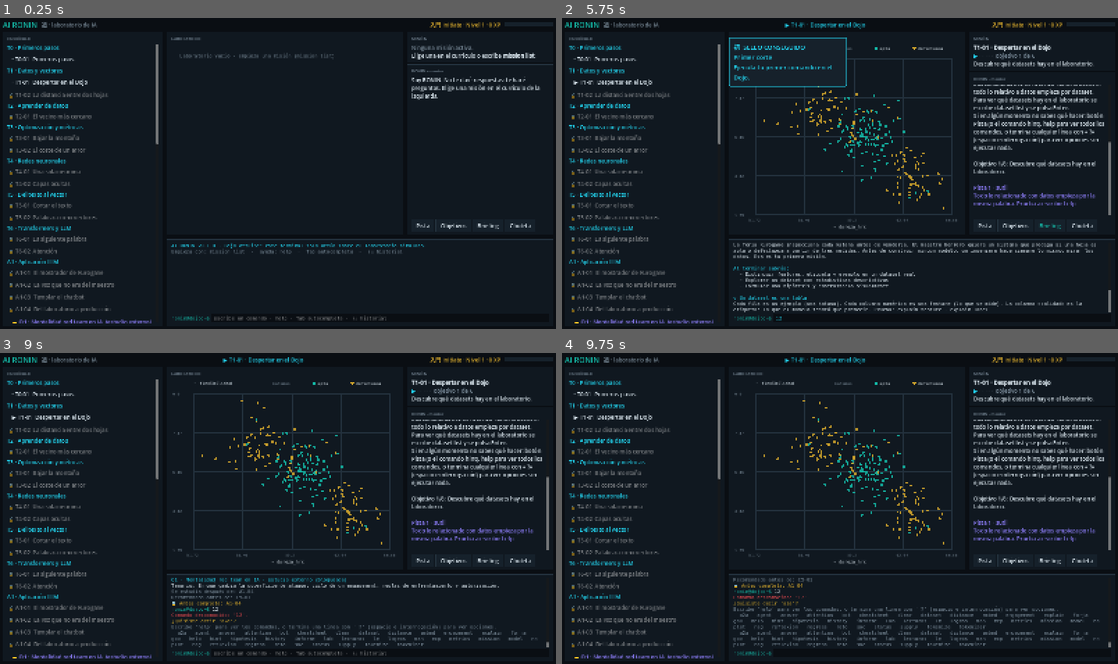
Above: before the commit, frames 1-4 (two rows, left to right).
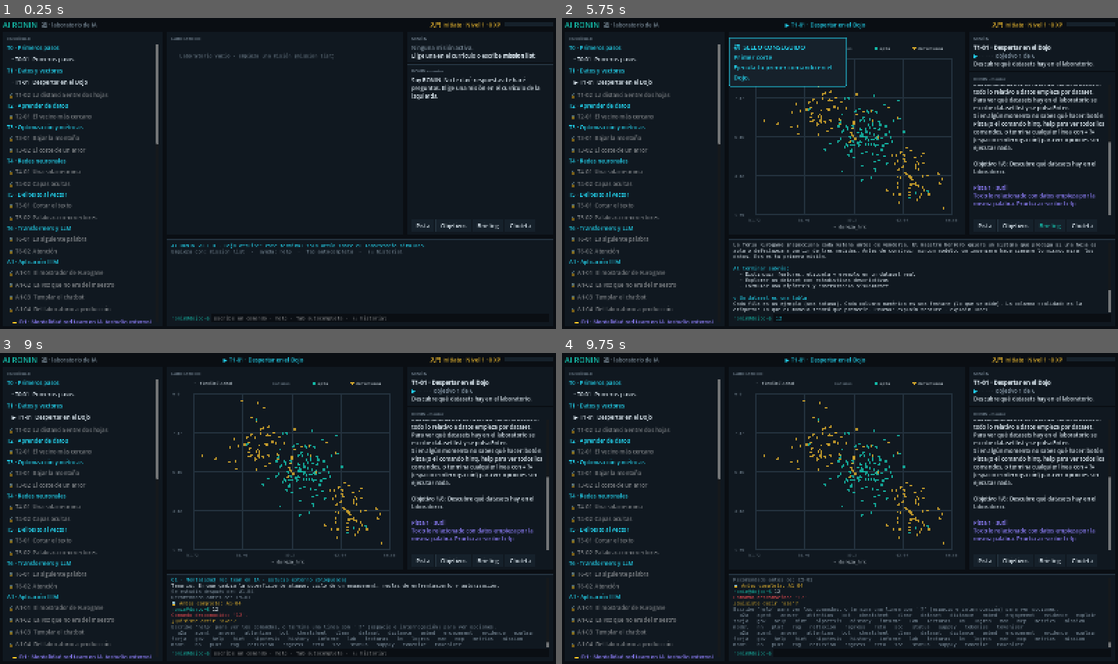
Above: after the commit, the same moments.

Repository: Kanarath/ai-ronin
Game: Godot game, scene res://ui/hub/hub_screen.tscn
Two runs of this game, one before a commit and one after it. Both use one fixed random seed, a clock stepped at 60 frames per second and the inputs below.
Inputs (mouse positions are in pixels of both pictures, inside the frame that each line leads up to):
- Up to frame 1 (0.25 s): no input
- Up to frame 2 (5.75 s): click (940, 319) at 0.52 s; type "12" at 0.6 s; click "· T0-01 Primeros pasos" at 1.25 s; click "· T1-01 Despertar en el Dojo" at 2 s; click "▶ T1-01 Despertar en el Dojo" at 2.75 s; click "Pista" at 3.5 s; click "Objetivos" at 4.25 s; click "Briefing" at 5 s
- Up to frame 3 (9 s): click "Chuleta" at 5.75 s; click "🔒 O1 · Mentalidad red team en…" at 6.5 s; tap Enter at 7.25, 8.75 s; move the mouse to (361, 617) at 7.27 s; hold Up 7.28-8.78 s; tap Tab at 7.35, 8.1, 8.85 s; click (361, 617) at 7.42 s; tap Space at 8 s; move the mouse to (444, 555) at 8.02 s; move the mouse to (111, 461) at 8.77 s; hold Down from 8.78 s (still down)
- Up to frame 4 (9.75 s): keep holding Down; tap Space at 9.5 s; move the mouse to (867, 508) at 9.52 s; tap Tab at 9.6 s; click (867, 508) at 9.67 s

Frames 1-2 are identical in both runs. In frame 3, 0.5% of the frame differs, in the area x 30-97%, y 89-95%; in frame 4, 1.0%, in the area x 30-97%, y 83-95%.

Commit message:
Fase 4 (parte 1): evidencias de los ejercicios de Python en el Dojo
- forja/ejercicios/ronin_check.py: ejecuta los tests de un ejercicio y escribe
  forja/evidencias/<ID>.json (recuento, fallos y huella SHA-256 de los tests)
- content/exercises.json: manifiesto con la huella de cada fichero de tests
- EvidenceImporter + comandos evidence import / evidence list: valida esquema,
  recuentos y huella; +50 XP al verificar; 🛠 en el currículo; aviso del mentor
- Los tests de los 19 ejercicios se han validado contra soluciones de referencia
  (163/163, fuera del repo); cinco docstrings aclarados
- Corregido el recuento de ejercicios (19) y la documentación de la Forja

Co-Authored-By: Claude Opus 5.5 <noreply@anthropic.com>

Diff:
--- /dev/null
+++ b/game/content/exercises.json
@@ -0,0 +1,139 @@
+{
+  "schema_version": 1,
+  "note": "Generado con: py -m ronin_check --manifiesto (desde forja/ejercicios). No editar a mano.",
+  "exercises": [
+    {
+      "id": "A2-01",
+      "file": "A2_01_rag.py",
+      "test_file": "test_A2_01_rag.py",
+      "total_tests": 7,
+      "tests_sha256": "c2416acc02559aebbf9dd2bec25cb10bbc95598236ba441d3131bc13101e2bc1"
+    },
+    {
+      "id": "A3-01",
+      "file": "A3_01_agente.py",
+      "test_file": "test_A3_01_agente.py",
+      "total_tests": 7,
+      "tests_sha256": "bc8830ec01245b473d5a2fbf72e86e46aa212ffa1accbea82b2ce379841a7846"
+    },
+    {
+      "id": "A4-01",
+      "file": "A4_01_mcp.py",
+      "test_file": "test_A4_01_mcp.py",
+      "total_tests": 10,
+      "tests_sha256": "66471d8d8965488baaf8b27a246150139f7da3c9765a98fe6c577642b677e9d6"
+    },
+    {
+      "id": "A6-01",
+      "file": "A6_01_cadena.py",
+      "test_file": "test_A6_01_cadena.py",
+      "total_tests": 13,
+      "tests_sha256": "d45a75fa1d989ee16e36814b6c4ef43df0a35eb033639acdb996a7ab6506f723"
+    },
+    {
+      "id": "C1-01",
+      "file": "C1_01_matriz.py",
+      "test_file": "test_C1_01_matriz.py",
+      "total_tests": 10,
+      "tests_sha256": "4855003f5ef88698625276362a1479a30b7b02ce2d89f8fe6c85f0db8c565da2"
+    },
+    {
+      "id": "C5-01",
+      "file": "C5_01_encargo.py",
+      "test_file": "test_C5_01_encargo.py",
+      "total_tests": 6,
+      "tests_sha256": "9cd3ac84c112da3df61bccf4691f6ce2d1bc6176b060187232405a8f20851ec4"
+    },
+    {
+      "id": "O5-01",
+      "file": "O5_01_riesgos.py",
+      "test_file": "test_O5_01_riesgos.py",
+      "total_tests": 11,
+      "tests_sha256": "557037527c1251248fa45839e4b06ea53d142476e77d80875fcd577493f881e6"
+    },
+    {
+      "id": "O6-01",
+      "file": "O6_01_trazas.py",
+      "test_file": "test_O6_01_trazas.py",
+      "total_tests": 12,
+      "tests_sha256": "ce07068c1a1756271b0ebfe44caf8325c5f65240956b79e33dc3b25a2cf962f1"
+    },
+    {
+      "id": "T1-01",
+      "file": "T1_01_estadisticas.py",
+      "test_file": "test_T1_01_estadisticas.py",
+      "total_tests": 10,
+      "tests_sha256": "0203886419843daf866157b057a86fbaf950e14c0d7bab45009e8bd2b69d68ab"
+    },
+    {
+      "id": "T1-02",
+      "file": "T1_02_distancia.py",
+      "test_file": "test_T1_02_distancia.py",
+      "total_tests": 12,
+      "tests_sha256": "0c7508de547ea931203238b4a4042eade6fb3e0aae91ee8b7adc6a9616cf7db9"
+    },
+    {
+      "id": "T2-01",
+      "file": "T2_01_knn.py",
+      "test_file": "test_T2_01_knn.py",
+      "total_tests": 12,
+      "tests_sha256": "0cd4b313fed60d59d643dc607e09b6117faa5027d48f1bbeeb11d757190c7526"
+    },
+    {
+      "id": "T3-01",
+      "file": "T3_01_descenso.py",
+      "test_file": "test_T3_01_descenso.py",
+      "total_tests": 9,
+      "tests_sha256": "eab5fecb5ea76b762efa46240282900302110ec0042296edc77ebc02f6e55dd7"
+    },
+    {
+      "id": "T3-02",
+      "file": "T3_02_metricas.py",
+      "test_file": "test_T3_02_metricas.py",
+      "total_tests": 6,
+      "tests_sha256": "5c264acb8d90b1b522cedd18100b496336c82450781223de5e747cc29942e829"
+    },
+    {
+      "id": "T4-01",
+      "file": "T4_01_neurona.py",
+      "test_file": "test_T4_01_neurona.py",
+      "total_tests": 7,
+      "tests_sha256": "7deda8311a0fcc1b347f52940959e410a2c0083cb78e2c066ab0c69353b7b86d"
+    },
+    {
+      "id": "T4-02",
+      "file": "T4_02_backprop.py",
+      "test_file": "test_T4_02_backprop.py",
+      "total_tests": 6,
+      "tests_sha256": "62ed5d522060e81acc0e058e286b48c1020496c3cd7d2d3d6d3af3d4f25ae07a"
+    },
+    {
+      "id": "T5-01",
+      "file": "T5_01_bpe.py",
+      "test_file": "test_T5_01_bpe.py",
+      "total_tests": 8,
+      "tests_sha256": "3d98e30571e03c5e026def25e55a81e868cf6d5c0fa0df3873cb485db3a3291d"
+    },
+    {
+      "id": "T5-02",
+      "file": "T5_02_embeddings.py",
+      "test_file": "test_T5_02_embeddings.py",
+      "total_tests": 5,
+      "tests_sha256": "7a0cc2062ed843245f6e247fc2db6e967eee1e81619f25c7422acaf96a8060ef"
+    },
+    {
+      "id": "T6-01",
+      "file": "T6_01_sampling.py",
+      "test_file": "test_T6_01_sampling.py",
+      "total_tests": 7,
+      "tests_sha256": "514872502331cee927eb8a39a9f409b7572c2472038ecd622c979ad681b3576a"
+    },
+    {
+      "id": "T6-02",
+      "file": "T6_02_atencion.py",
+      "test_file": "test_T6_02_atencion.py",
+      "total_tests": 5,
+      "tests_sha256": "e31f920f7877729fd473854a3b9b2f2f7cb29a5b559be143ab5d2717c8a693b4"
+    }
+  ]
+}
--- a/game/content/manual.json
+++ b/game/content/manual.json
@@ -188,7 +188,9 @@
         "Las misiones se juegan en el Dojo. Los ejercicios 🛠 se programan en Python, el lenguaje estándar de la IA, en la carpeta forja/ejercicios del proyecto.",
         "El Dojo no puede comprobar si tienes Python ni instalarlo: está aislado de tu sistema a propósito. Los pasos para cada sistema operativo los da el comando forja setup (o forja setup --os macos / --os linux).",
         "Solo hace falta Python 3.12 o superior: los tests usan unittest, que viene incluido. Ejecuta los tests desde forja/ejercicios con: python -m unittest -v test_T1_01_estadisticas.",
-        "Si no puedes instalar Python en este equipo, sigue jugando: los ejercicios no bloquean el progreso del Dojo y puedes hacerlos más tarde en otro equipo."
+        "Si no puedes instalar Python en este equipo, sigue jugando: los ejercicios no bloquean el progreso del Dojo y puedes hacerlos más tarde en otro equipo.",
+        "Cuando un ejercicio pase sus tests, ejecuta desde forja/ejercicios: python -m ronin_check <ID> (o todos). Después, aquí: evidence import. El Dojo solo lee el resultado (recuento de tests y una huella de los tests originales), nunca tu código, y no ejecuta nada.",
+        "evidence list muestra qué ejercicios llevas verificados; las misiones con su ejercicio verificado llevan 🛠 en el currículo."
       ],
       "see_also": ["terminal"]
     },
--- /dev/null
+++ b/game/core/commands/evidence_commands.gd
@@ -0,0 +1,80 @@
+class_name EvidenceCommands
+extends RefCounted
+## Evidencias de los ejercicios de Python: importar los JSON que genera `py -m ronin_check`
+## y ver qué ejercicios están verificados. Solo se leen ficheros locales; no se ejecuta nada.
+
+
+static func register(reg: CommandRegistry) -> void:
+	reg.register(Command.new("evidence import", "Importa evidencias de tus ejercicios de Python (sin ruta: todas las de forja/evidencias).",
+		func(c: CommandContext, a: Dictionary) -> CommandResult: return _import(c, a), "misiones")
+		.with_signature(CommandSignature.new()
+			.pos("ruta", "fichero .json o carpeta (entre comillas si tiene espacios)", "string", false)
+			.example("evidence import").example("evidence import \"C:/ruta/T1-02.json\"")))
+	reg.register(Command.new("evidence list", "Tus ejercicios de Python: cuáles has verificado y en qué misiones se usan.",
+		func(c: CommandContext, a: Dictionary) -> CommandResult: return _list(c, a), "misiones"))
+
+
+static func _game(c: CommandContext) -> DojoGame:
+	return c.shell.get_game() as DojoGame
+
+
+static func _missions_of(g: DojoGame, id: String) -> PackedStringArray:
+	var out := PackedStringArray()
+	for m: Dictionary in g.catalog.missions:
+		if g.evidence.exercise_of_mission(m) == id:
+			out.append(m["id"])
+	return out
+
+
+static func _import(c: CommandContext, a: Dictionary) -> CommandResult:
+	var g := _game(c)
+	if g == null:
+		return CommandResult.error("Las evidencias necesitan una partida.")
+	var ruta: String = a.get("ruta", "") if a.get("ruta") != null else ""
+	if ruta.is_empty():
+		ruta = EvidenceImporter.default_dir()
+	var files := PackedStringArray([ruta]) if ruta.get_extension().to_lower() == "json" else EvidenceImporter.json_files(ruta)
+	if files.is_empty():
+		return CommandResult.error("No hay evidencias en %s. Genera una desde forja/ejercicios con: py -m ronin_check T1-02" % ruta)
+	var r := CommandResult.new()
+	r.line("Importando %d evidencia(s) de %s" % [files.size(), ruta.get_base_dir() if files.size() == 1 else ruta], "accent")
+	var data: Array = []
+	var bonus := 0
+	for f in files:
+		var res := g.import_evidence(f)
+		if res["ok"]:
+			var state := "✓ verificado" if res["all_passed"] else "%d / %d tests" % [res["passed"], res["total"]]
+			if res["first_verified"]:
+				state += "  +%d XP" % EvidenceImporter.VERIFIED_XP
+				bonus += EvidenceImporter.VERIFIED_XP
+			data.append([res["exercise"], state, ", ".join(_missions_of(g, res["exercise"]))])
+		else:
+			data.append([f.get_file(), "✗ rechazada", "; ".join(res["errors"])])
+	r.table(PackedStringArray(["ejercicio", "estado", "misiones / motivo"]), data)
+	if bonus > 0:
+		r.line("Ejercicios verificados: buen trabajo. El código es tuyo; el Dojo solo ha leído el resultado de los tests.", "ok")
+	return r
+
+
+static func _list(c: CommandContext, _a: Dictionary) -> CommandResult:
+	var g := _game(c)
+	if g == null:
+		return CommandResult.error("Las evidencias necesitan una partida.")
+	var r := CommandResult.new()
+	r.line("Ejercicios de Python (forja/ejercicios)", "accent")
+	var data: Array = []
+	var ok := 0
+	var ids: Array = g.evidence.exercises.keys()
+	ids.sort()
+	for id: String in ids:
+		var ev: Dictionary = g.progress.data.get("evidence", {}).get(id, {})
+		var state := "sin evidencia"
+		if ev.get("verified", false):
+			state = "✓ verificado"
+			ok += 1
+		elif not ev.is_empty():
+			state = "%d / %d tests" % [ev["passed"], ev["total"]]
+		data.append([id, g.evidence.exercises[id]["file"], state, ", ".join(_missions_of(g, id))])
+	r.table(PackedStringArray(["ejercicio", "fichero", "estado", "misiones"]), data)
+	r.line("%d de %d verificados. Para verificar uno: py -m ronin_check <ID> (desde forja/ejercicios) y después evidence import." % [ok, ids.size()], "muted")
+	return r
--- a/game/core/dojo_game.gd
+++ b/game/core/dojo_game.gd
@@ -17,6 +17,8 @@
 var catalog: MissionCatalog
 ## Unidades del temario que se estudian fuera del Dojo (lecturas).
 var study: StudyPath
+## Manifiesto e importador de evidencias de los ejercicios de Python.
+var evidence: EvidenceImporter
 var runner := MissionRunner.new()
 var progress: Progress
 var achievements: Achievements
@@ -34,6 +36,7 @@
 	library = ContentLibrary.load_default()
 	catalog = MissionCatalog.load_default()
 	study = StudyPath.load_default()
+	evidence = EvidenceImporter.load_default()
 	shell = Shell.new(library)
 	shell.set_game(self)
 	var loaded := SaveStore.read(save_path) if not save_path.is_empty() else {"data": {}, "warning": ""}
@@ -141,6 +144,19 @@
 	progress_changed.emit()
 
 
+## Importa una evidencia de ronin_check, da el XP del primer verificado y guarda.
+func import_evidence(path: String) -> Dictionary:
+	var before := progress.level()
+	var res := evidence.import_file(path, progress, not save_path.is_empty())
+	if res["ok"]:
+		if res["first_verified"]:
+			progress.add_xp(EvidenceImporter.VERIFIED_XP)
+		shell.emit_event("evidence.imported", {"exercise": res["exercise"], "passed": res["passed"], "total": res["total"], "all_passed": res["all_passed"]})
+		_after_xp(before)
+		save()
+	return res
+
+
 ## Tras una misión: sus lecturas y las unidades de estudio externo que acaba de desbloquear.
 func _announce_readings(m: Dictionary, first_time: bool) -> void:
 	var titles := PackedStringArray()
@@ -149,6 +165,9 @@
 			titles.append(String(study.refs[id]["title"]))
 	if not titles.is_empty():
 		runner.mentor_message.emit("Para profundizar (enlaces: lecturas %s): %s." % [m["id"], " · ".join(titles)], "info")
+	var ex := evidence.exercise_of_mission(m)
+	if not ex.is_empty() and not EvidenceImporter.is_verified(progress, ex):
+		runner.mentor_message.emit("Tu ejercicio de Python: %s. Cuando pase sus tests, en forja/ejercicios ejecuta py -m ronin_check %s y aquí evidence import." % [evidence.exercises[ex]["file"], ex], "hint")
 	if not first_time:
 		return
 	for u: Dictionary in study.unlocked_by(progress, m["id"]):
--- /dev/null
+++ b/game/core/persistence/evidence_importer.gd
@@ -0,0 +1,131 @@
+class_name EvidenceImporter
+extends RefCounted
+## Importa las evidencias de los ejercicios de Python (forja/evidencias/<ID>.json, que genera
+## `py -m ronin_check`). Solo LEE un fichero JSON local y lo valida: nunca ejecuta nada ni se
+## conecta a nada. La huella de los tests se compara con la del manifiesto (content/exercises.json)
+## para que no cuente una evidencia generada con tests modificados.
+##
+## Límite honesto: es una plataforma de autoaprendizaje. Un JSON escrito a mano podría pasar la
+## validación; el objetivo es ayudarte a llevar la cuenta, no vigilarte.
+
+const MANIFEST := "res://content/exercises.json"
+const SCHEMA := "ai-ronin/evidence"
+const MAX_BYTES := 65536
+const STORE_DIR := "user://evidence"
+const VERIFIED_XP := 50
+
+var exercises: Dictionary = {}  # id -> {id, file, test_file, total_tests, tests_sha256}
+
+
+static func load_default() -> EvidenceImporter:
+	var e := EvidenceImporter.new()
+	var data: Dictionary = JSON.parse_string(FileAccess.get_file_as_string(MANIFEST))
+	for ex: Dictionary in data["exercises"]:
+		e.exercises[ex["id"]] = ex
+	return e
+
+
+## Carpeta donde ronin_check deja las evidencias (junto al proyecto, fuera de game/).
+static func default_dir() -> String:
+	return ProjectSettings.globalize_path("res://").path_join("../forja/evidencias").simplify_path()
+
+
+## Ejercicio de una misión según su debrief ("forja/ejercicios/T1_02_distancia.py" → "T1-02").
+func exercise_of_mission(m: Dictionary) -> String:
+	var path: String = m.get("debrief", {}).get("exercise", "")
+	for id: String in exercises:
+		if not path.is_empty() and path.get_file() == exercises[id]["file"]:
+			return id
+	return ""
+
+
+static func is_verified(progress: Progress, id: String) -> bool:
+	return progress.data.get("evidence", {}).get(id, {}).get("verified", false)
+
+
+func validate(data: Variant) -> PackedStringArray:
+	var p := PackedStringArray()
+	if not data is Dictionary:
+		return PackedStringArray(["no es un objeto JSON"])
+	if data.get("schema", "") != SCHEMA or int(data.get("schema_version", 0)) != 1:
+		p.append("no es una evidencia de AI RONIN (schema %s v1)" % SCHEMA)
+		return p
+	if data.get("kind", "") != "exercise":
+		p.append("tipo de evidencia desconocido: %s" % data.get("kind", "?"))
+		return p
+	var id: String = str(data.get("exercise", ""))
+	if not exercises.has(id):
+		p.append("ejercicio desconocido: %s" % id)
+		return p
+	var ex: Dictionary = exercises[id]
+	var t: Variant = data.get("tests", null)
+	if not t is Dictionary:
+		p.append("faltan los resultados de los tests")
+		return p
+	for k in ["total", "passed", "failed", "errors", "skipped"]:
+		if not (t.get(k) is float or t.get(k) is int) or float(t[k]) != floorf(float(t[k])) or float(t[k]) < 0:
+			p.append("tests.%s debe ser un entero no negativo" % k)
+	if not p.is_empty():
+		return p
+	if int(t["passed"]) + int(t["failed"]) + int(t["errors"]) + int(t["skipped"]) != int(t["total"]):
+		p.append("los recuentos de tests no cuadran")
+	if int(t["total"]) != int(ex["total_tests"]):
+		p.append("se ejecutaron %d tests y el ejercicio tiene %d: ¿tests desactualizados o modificados?" % [int(t["total"]), int(ex["total_tests"])])
+	if data.get("tests_sha256", "") != ex["tests_sha256"]:
+		p.append("la huella de los tests no coincide con la de los originales: ¿los has modificado? Restaura %s y vuelve a ejecutar ronin_check" % ex["test_file"])
+	var all_ok: bool = int(t["passed"]) == int(t["total"]) and int(t["total"]) > 0
+	if bool(data.get("all_passed", false)) != all_ok:
+		p.append("all_passed no coincide con los recuentos")
+	return p
+
+
+## Importa un fichero. Devuelve {"ok", "errors", "exercise", "passed", "total", "all_passed", "first_verified"}.
+func import_file(path: String, progress: Progress, keep_copy: bool) -> Dictionary:
+	var res := {"ok": false, "errors": PackedStringArray(), "exercise": "", "passed": 0, "total": 0, "all_passed": false, "first_verified": false, "path": path}
+	if not FileAccess.file_exists(path):
+		res["errors"].append("no existe el fichero")
+		return res
+	var f := FileAccess.open(path, FileAccess.READ)
+	if f == null or f.get_length() > MAX_BYTES:
+		res["errors"].append("no se puede leer o es demasiado grande (máximo %d bytes)" % MAX_BYTES)
+		return res
+	var text := f.get_as_text()
+	f.close()
+	var json := JSON.new()
+	if json.parse(text) != OK:
+		res["errors"].append("JSON no válido (línea %d): %s" % [json.get_error_line(), json.get_error_message()])
+		return res
+	var errors := validate(json.data)
+	if not errors.is_empty():
+		res["errors"] = errors
+		return res
+	var data: Dictionary = json.data
+	var id: String = data["exercise"]
+	var t: Dictionary = data["tests"]
+	var all_ok: bool = data["all_passed"]
+	if not progress.data.has("evidence"):
+		progress.data["evidence"] = {}
+	var before := is_verified(progress, id)
+	progress.data["evidence"][id] = {"passed": int(t["passed"]), "total": int(t["total"]), "all_passed": all_ok,
+		"created": str(data.get("created", "")), "verified": before or all_ok}
+	if keep_copy:
+		DirAccess.make_dir_recursive_absolute(STORE_DIR)
+		var out := FileAccess.open(STORE_DIR.path_join(id + ".json"), FileAccess.WRITE)
+		if out != null:
+			out.store_string(text)
+			out.close()
+	res.merge({"ok": true, "exercise": id, "passed": int(t["passed"]), "total": int(t["total"]), "all_passed": all_ok, "first_verified": all_ok and not before}, true)
+	return res
+
+
+## Ficheros .json de una carpeta (ordenados).
+static func json_files(dir: String) -> PackedStringArray:
+	var out := PackedStringArray()
+	var d := DirAccess.open(dir)
+	if d == null:
+		return out
+	for name in d.get_files():
+		if name.get_extension().to_lower() == "json":
+			out.append(dir.path_join(name))
+	out.sort()
+	return out
--- a/game/core/terminal/shell.gd
+++ b/game/core/terminal/shell.gd
@@ -41,6 +41,7 @@
 	GovCommands.register(registry)
 	LabCommands.register(registry)
 	StudyCommands.register(registry)
+	EvidenceCommands.register(registry)
 
 
 func execute(line: String) -> CommandResult:
--- /dev/null
+++ b/game/tests/unit/core/test_evidence.gd
@@ -0,0 +1,125 @@
+extends TestCase
+## Tests de las evidencias de los ejercicios de Python (ronin_check → evidence import).
+
+const TMP := "user://test_evidence"
+
+var game: DojoGame
+
+
+func before_each() -> void:
+	game = DojoGame.new("")
+	DirAccess.make_dir_recursive_absolute(TMP)
+	for f in EvidenceImporter.json_files(TMP):
+		DirAccess.remove_absolute(f)
+
+
+## Evidencia como la que escribiría ronin_check para `id` con `passed` tests correctos.
+func _evidence(id: String, passed: int) -> Dictionary:
+	var ex: Dictionary = game.evidence.exercises[id]
+	var total: int = ex["total_tests"]
+	return {"schema": "ai-ronin/evidence", "schema_version": 1, "kind": "exercise", "exercise": id, "file": ex["file"],
+		"created": "2026-11-10T08:00:00+00:00", "python": "3.13.17",
+		"tests": {"total": total, "passed": passed, "failed": 0, "errors": total - passed, "skipped": 0, "not_implemented": total - passed},
+		"all_passed": passed == total, "failing": [], "tests_sha256": ex["tests_sha256"]}
+
+
+func _write(name: String, data: Variant) -> String:
+	var path := TMP.path_join(name)
+	var f := FileAccess.open(path, FileAccess.WRITE)
+	f.store_string(JSON.stringify(data) if not data is String else data)
+	f.close()
+	return path
+
+
+static func _sha256_normalized(path: String) -> String:
+	var bytes := FileAccess.get_file_as_bytes(path)
+	var text := bytes.get_string_from_utf8().replace("\r\n", "\n")
+	var ctx := HashingContext.new()
+	ctx.start(HashingContext.HASH_SHA256)
+	ctx.update(text.to_utf8_buffer())
+	return ctx.finish().hex_encode()
+
+
+func test_manifiesto_al_dia_con_los_ficheros_de_tests() -> void:
+	var dir := ProjectSettings.globalize_path("res://").path_join("../forja/ejercicios").simplify_path()
+	var files := PackedStringArray()
+	for name in DirAccess.get_files_at(dir):
+		if name.begins_with("test_") and name.get_extension() == "py":
+			files.append(name)
+	assert_eq(game.evidence.exercises.size(), files.size(), "un ejercicio por fichero de tests")
+	for id: String in game.evidence.exercises:
+		var ex: Dictionary = game.evidence.exercises[id]
+		assert_true(ex["test_file"] in files, "%s: no existe %s" % [id, ex["test_file"]])
+		assert_eq(_sha256_normalized(dir.path_join(ex["test_file"])), ex["tests_sha256"],
+			"%s: tests cambiados; regenera el manifiesto con py -m ronin_check --manifiesto" % id)
+
+
+func test_cada_mision_apunta_a_un_ejercicio_que_existe() -> void:
+	for m: Dictionary in game.catalog.missions:
+		var path: String = m.get("debrief", {}).get("exercise", "")
+		if not path.is_empty():
+			assert_ne(game.evidence.exercise_of_mission(m), "", "%s: %s no está en el manifiesto" % [m["id"], path])
+
+
+func test_importar_verificado_da_xp_una_vez() -> void:
+	var xp := game.progress.xp()
+	var res := game.import_evidence(_write("T1-02.json", _evidence("T1-02", 12)))
+	assert_true(res["ok"], str(res["errors"]))
+	assert_true(res["first_verified"])
+	assert_eq(game.progress.xp(), xp + EvidenceImporter.VERIFIED_XP)
+	assert_true(EvidenceImporter.is_verified(game.progress, "T1-02"))
+	res = game.import_evidence(_write("T1-02.json", _evidence("T1-02", 12)))
+	assert_false(res["first_verified"])
+	assert_eq(game.progress.xp(), xp + EvidenceImporter.VERIFIED_XP, "no se repite el XP")
+	assert_eq(game.shell.events_named("evidence.imported")[-1]["data"]["all_passed"], true)
+
+
+func test_parcial_no_verifica_y_no_quita_lo_ganado() -> void:
+	assert_true(game.import_evidence(_write("a.json", _evidence("T2-01", 5)))["ok"])
+	assert_false(EvidenceImporter.is_verified(game.progress, "T2-01"))
+	game.import_evidence(_write("a.json", _evidence("T2-01", 12)))
+	game.import_evidence(_write("a.json", _evidence("T2-01", 3)))
+	assert_true(EvidenceImporter.is_verified(game.progress, "T2-01"), "una vez verificado, se queda")
+
+
+func test_rechazos() -> void:
+	var bad := _evidence("T1-02", 12)
+	bad["tests_sha256"] = "0".repeat(64)
+	assert_true("; ".join(game.import_evidence(_write("b.json", bad))["errors"]).contains("huella"))
+	bad = _evidence("T1-02", 12)
+	bad["tests"]["total"] = 3
+	bad["tests"]["passed"] = 3
+	bad["tests"]["errors"] = 0
+	assert_false(game.import_evidence(_write("b.json", bad))["ok"], "tests de menos")
+	bad = _evidence("T1-02", 5)
+	bad["all_passed"] = true
+	assert_false(game.import_evidence(_write("b.json", bad))["ok"], "all_passed mentiroso")
+	bad = _evidence("T1-02", 12)
+	bad["exercise"] = "Z9-99"
+	assert_false(game.import_evidence(_write("b.json", bad))["ok"])
+	assert_false(game.import_evidence(_write("b.json", "{no es json"))["ok"])
+	assert_false(game.import_evidence(_write("b.json", {"hola": 1}))["ok"])
+	assert_false(game.import_evidence(TMP.path_join("no-existe.json"))["ok"])
+	assert_eq(game.progress.data.get("evidence", {}).size(), 0, "nada rechazado queda guardado")
+
+
+func test_comandos() -> void:
+	_write("T3-02.json", _evidence("T3-02", 6))
+	_write("basura.json", "{}")
+	var r := game.shell.execute("evidence import \"%s\"" % ProjectSettings.globalize_path(TMP))
+	assert_true(r.ok, r.plain_text())
+	assert_true(r.plain_text().contains("✓ verificado"))
+	assert_true(r.plain_text().contains("✗ rechazada"))
+	r = game.shell.execute("evidence list")
+	assert_true(r.plain_text().contains("1 de %d verificados" % game.evidence.exercises.size()))
+	assert_true(r.plain_text().contains("T3-02"))
+	assert_false(game.shell.execute("evidence import \"%s\"" % ProjectSettings.globalize_path(TMP.path_join("vacia"))).ok)
+
+
+func test_el_mentor_recuerda_el_ejercicio() -> void:
+	var said: Array[String] = []
+	game.runner.mentor_message.connect(func(t: String, _k: String) -> void: said.append(t))
+	game.progress.data["missions"]["T1-01"] = {"completed": true}
+	assert_eq(game.start_mission("T1-02"), "")
+	game.runner._finish(false)
+	assert_true(said.any(func(t: String) -> bool: return t.contains("py -m ronin_check T1-02")))
--- a/game/ui/hub/hub_screen.gd
+++ b/game/ui/hub/hub_screen.gd
@@ -264,6 +264,9 @@
 			var icon: String = {"dominada": "◆", "completada": "✓", "en curso": "▶", "bloqueada": "🔒", "disponible": "·"}[status]
 			var b := Button.new()
 			b.text = "%s %s  %s" % [icon, m["id"], m["title"]]
+			var ex := game.evidence.exercise_of_mission(m)
+			if not ex.is_empty() and EvidenceImporter.is_verified(game.progress, ex):
+				b.text += "  🛠"
 			b.alignment = HORIZONTAL_ALIGNMENT_LEFT
 			b.flat = true
 			b.disabled = status == "bloqueada"
Not shown, added: game/core/commands/evidence_commands.gd.uid
Not shown, added: game/core/persistence/evidence_importer.gd.uid
Not shown, added: game/tests/unit/core/test_evidence.gd.uid
Not shown, changed: docs/02-arquitectura.md
Not shown, changed: docs/06-roadmap.md
